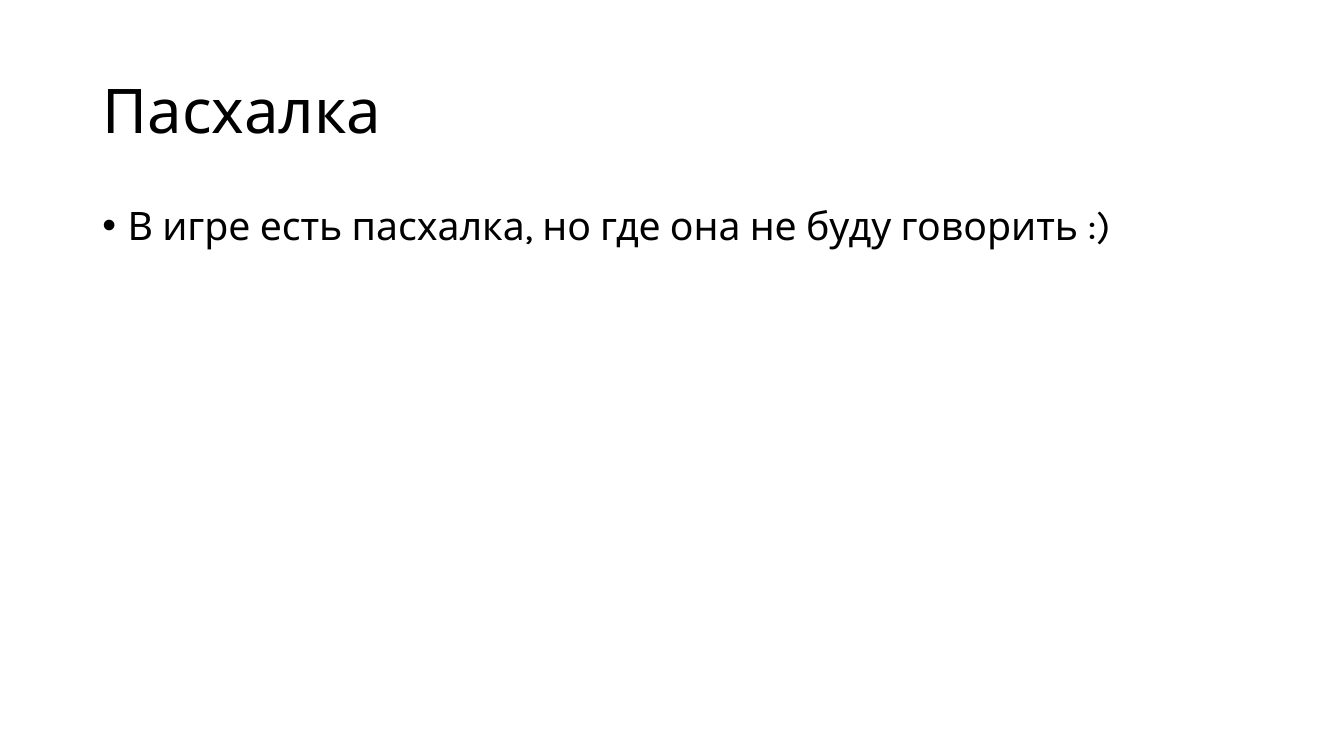
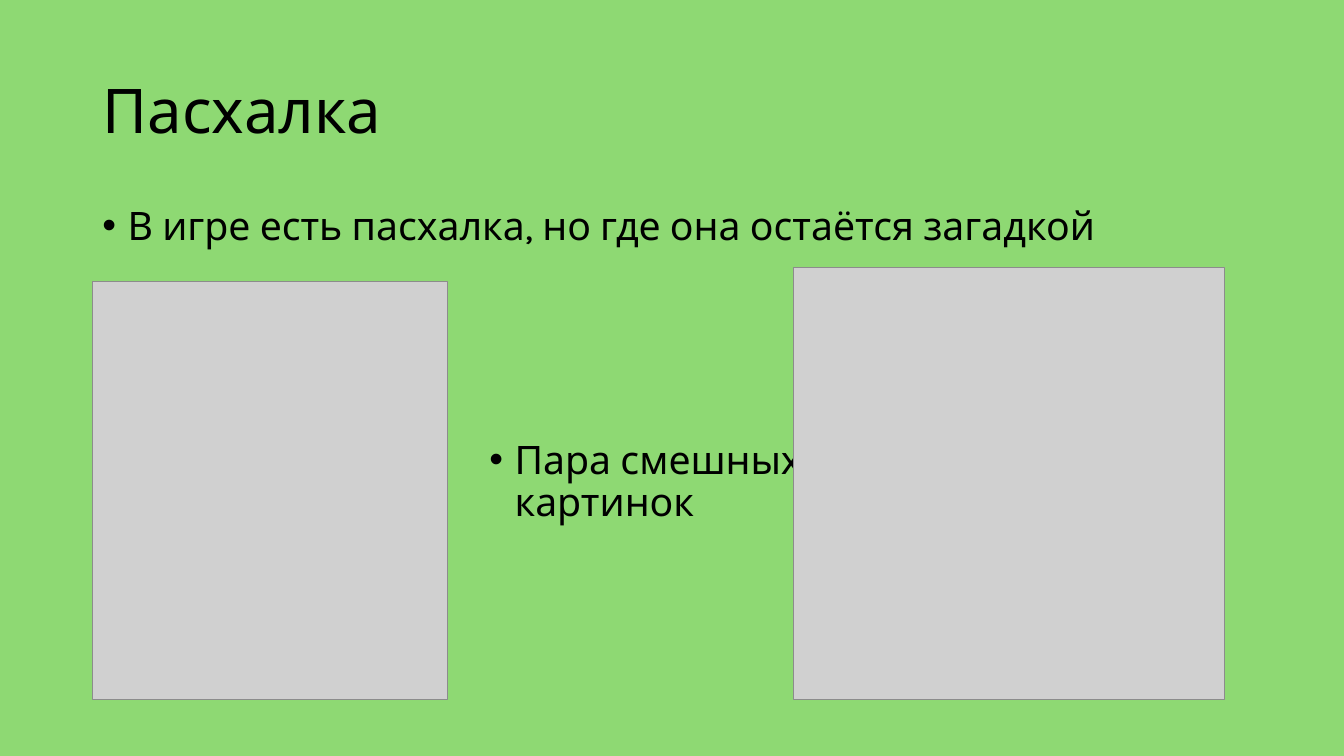
Before and after one commit to ender-gamerplay/project_1, a slide deck: slide 6 of project_1/Презентация для проекта.pptx. Drawn at 1344x756 pixels with LibreOffice and Linux fonts; fonts in the diff are those of the drawing; grey boxes stand for pictures. Boxes give left, top, right and bottom in pixels: in the first picture for what was removed or moved away, otherwise in the second. Text is boxed around its words. In the diff, an @@ line names an element or a change of style, - is before the commit and + after.

```diff
--- a/project_1/Презентация для проекта.pptx
+++ b/project_1/Презентация для проекта.pptx
@@ background #FFFFFF to #8ED973 @@
@@ text at box(128, 210, 1095, 250): text changed @@
-• В игре есть пасхалка, но где она не буду говорить :)
+• В игре есть пасхалка, но где она остаётся загадкой
@@ picture added at box(793, 267, 1225, 700) @@
@@ picture added at box(93, 281, 448, 700) @@
@@ text added at box(515, 437, 801, 526), 28 pt, text #000000 @@
+• Пара смешных картинок
```
Also in this commit, not shown: 5 other slides changed, 1 slide added, 2 other files.
